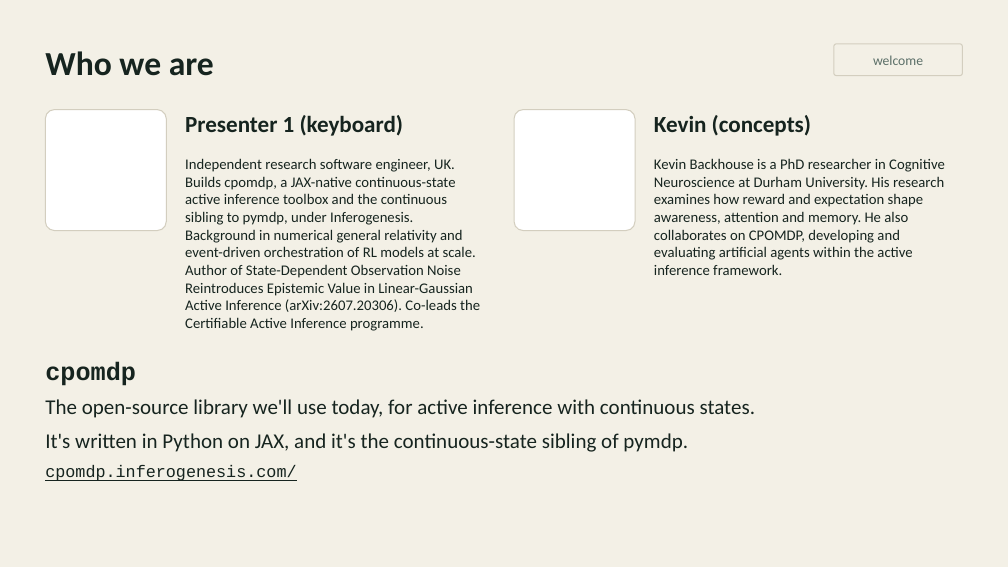
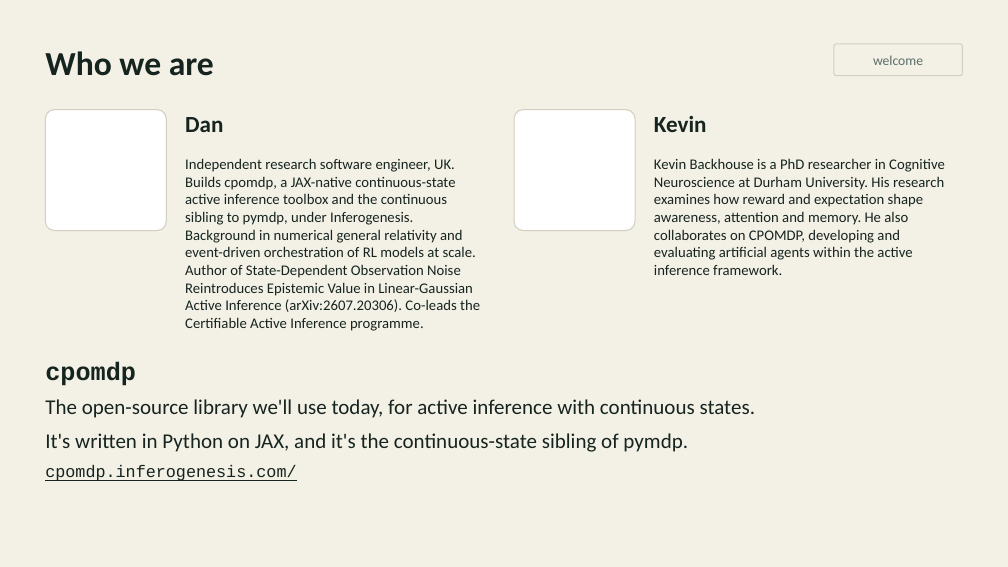
Before and after one commit to inferogenesis/cpomdp-workshop, a slide deck: slide 2 of deck/cpomdp_symposium_2026.pptx. Drawn at 1008x567 pixels with LibreOffice and Linux fonts; fonts in the diff are those of the drawing. Boxes give left, top, right and bottom in pixels: in the first picture for what was removed or moved away, otherwise in the second. Text is boxed around its words. In the diff, an @@ line names an element or a change of style, - is before the commit and + after.

```diff
--- a/deck/cpomdp_symposium_2026.pptx
+++ b/deck/cpomdp_symposium_2026.pptx
@@ text at box(185, 117, 223, 132): text changed @@
-Presenter 1 (keyboard)
+Dan
@@ text at box(654, 116, 707, 132): text changed @@
-Kevin (concepts)
+Kevin
```
Also in this commit, not shown: 5 other slides changed, 3 other files.
